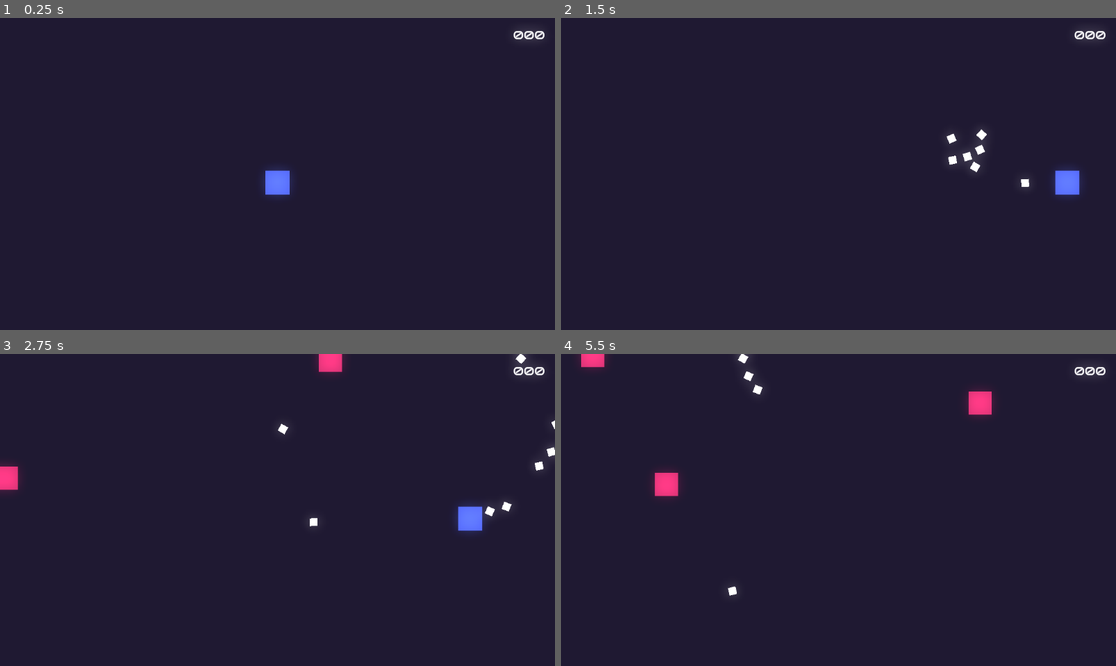
Above: before the commit, frames 1-4 (two rows, left to right).
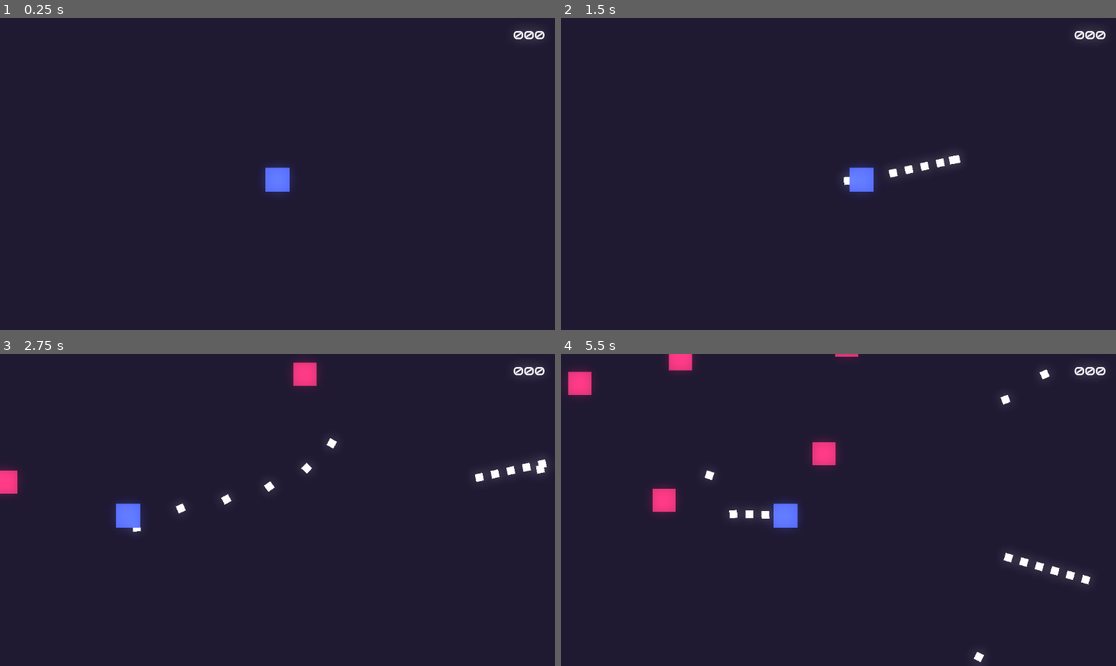
Above: after the commit, the same moments.

Repository: matheusmondenez/my-first-platform-game
Game: Godot game, scene res://wave_shooter/levels/arena.tscn
Same seed, same stepped clock (60 frames per second), same inputs: the game is played once before the commit and once after it. This scene is started directly instead of the project's main scene.
Inputs (mouse positions are in pixels of both pictures, inside the frame that each line leads up to):
- Up to frame 1 (0.25 s): no input
- Up to frame 2 (1.5 s): tap Enter at 0.5 s; move the mouse to (960, 158) at 0.52 s; press the mouse at (960, 158) at 0.53 s; hold D (right) from 0.53 s (still down); tap Space (jump) at 0.77 s; move the mouse to (727, 189) at 1.27 s; release the mouse at (727, 189) at 1.28 s; click (727, 189) at 1.35 s
- Up to frame 3 (2.75 s): tap Space (jump) at 1.52 s; move the mouse to (333, 441) at 2.02 s; release D (right) at 2.03 s; press the mouse at (333, 441) at 2.03 s; hold A (left) from 2.03 s (still down)
- Up to frame 4 (5.5 s): move the mouse to (810, 572) at 2.77 s; release A (left) at 2.78 s; release the mouse at (810, 572) at 2.78 s; hold D (right) 2.78-4.28 s; click (810, 572) at 2.85 s; tap Space (jump) at 3.02, 3.77, 4.52 s; move the mouse to (1005, 556) at 3.52 s; press the mouse at (1005, 556) at 3.53 s; move the mouse to (672, 463) at 4.27 s; release the mouse at (672, 463) at 4.28 s; hold A (left) 4.28-5.03 s; click (672, 463) at 4.35 s; move the mouse to (866, 510) at 5.02 s; press the mouse at (866, 510) at 5.03 s; hold D (right) from 5.03 s (still down)

The runs differ from the first frame. In frame 1, 0.1% of the frame differs, in the area x 47-53%, y 47-57%; in frame 2, 1.3%; in frame 3, 2.2%; in frame 4, 3.1%, in the area x 1-96%, y 0-99%.

Commit message:
creates screen shake

Diff:
--- a/wave_shooter/actors/enemy.gd
+++ b/wave_shooter/actors/enemy.gd
@@ -17,6 +17,8 @@
 		move = lerp(move, Vector2.ZERO, 0.3)
 	global_position += move * speed * delta
 	if hp <= 0 and Global.parent_node_creation:
+		if Global.camera:
+			Global.camera.shake_screen(50, 0.1)
 		var blood = Global.instance_node(blood_scene, global_position, Global.parent_node_creation)
 		blood.rotation = move.angle()
 		queue_free()
--- a/wave_shooter/actors/player.gd
+++ b/wave_shooter/actors/player.gd
@@ -13,7 +13,8 @@
 func _process(delta: float) -> void:
 	move.x = int(Input.is_action_pressed("right")) - int(Input.is_action_pressed("left"))
 	move.y = int(Input.is_action_pressed("down")) - int(Input.is_action_pressed("up"))
-
+	global_position.x = clamp(global_position.x, 24, 616)
+	global_position.y = clamp(global_position.y, 24, 336)
 	if not is_dead:
 		global_position += speed * move * delta
 	if Input.is_action_pressed("shoot") and Global.parent_node_creation and is_loaded and not is_dead:
--- a/wave_shooter/global.gd
+++ b/wave_shooter/global.gd
@@ -3,6 +3,7 @@
 var parent_node_creation = null
 var player = null
 var points = 0
+var camera = null
 
 func instance_node(node, location, parent):
 	var node_instance = node.instantiate()
--- a/wave_shooter/levels/arena.tscn
+++ b/wave_shooter/levels/arena.tscn
@@ -1,9 +1,10 @@
-[gd_scene load_steps=6 format=3 uid="uid://dgak60m7gvdoh"]
+[gd_scene load_steps=7 format=3 uid="uid://dgak60m7gvdoh"]
 
 [ext_resource type="PackedScene" uid="uid://55q8dyag7rwi" path="res://wave_shooter/actors/player.tscn" id="1_0xoxs"]
 [ext_resource type="Script" path="res://wave_shooter/levels/arena.gd" id="1_hn6cv"]
 [ext_resource type="FontFile" uid="uid://b2vaekuu7epix" path="res://wave_shooter/assets/fonts/Audiowide-Regular.ttf" id="3_ntwtu"]
 [ext_resource type="Script" path="res://wave_shooter/ui/points.gd" id="4_qyixy"]
+[ext_resource type="Script" path="res://wave_shooter/ui/camera.gd" id="5_nfxav"]
 
 [sub_resource type="Environment" id="Environment_sgqdw"]
 background_mode = 3
@@ -48,4 +49,11 @@
 text = "000"
 script = ExtResource("4_qyixy")
 
+[node name="Camera" type="Camera2D" parent="."]
+position = Vector2(576, 324)
+script = ExtResource("5_nfxav")
+
+[node name="Timer" type="Timer" parent="Camera"]
+
 [connection signal="timeout" from="EnemySpawnTimer" to="." method="_on_enemy_spawn_timer_timeout"]
+[connection signal="timeout" from="Camera/Timer" to="Camera" method="_on_timer_timeout"]
--- /dev/null
+++ b/wave_shooter/ui/camera.gd
@@ -0,0 +1,25 @@
+extends Camera2D
+
+var shake_intensity: int = 0
+var is_shaking: bool = false
+
+func _ready() -> void:
+	Global.camera = self
+
+func _process(delta: float) -> void:
+	zoom = lerp(zoom, Vector2(1, 1), 0.3)
+	if is_shaking:
+		global_position += Vector2(randi_range(-shake_intensity, shake_intensity), randi_range(-shake_intensity, shake_intensity)) * delta
+
+func shake_screen(intensity, time):
+	zoom = Vector2(1, 1) - Vector2(intensity * 0.002, intensity * 0.002)
+	shake_intensity = intensity
+	$Timer.wait_time = time
+	$Timer.start()
+	is_shaking = true
+
+func _on_timer_timeout() -> void:
+	is_shaking = false
+
+func _exit_tree() -> void:
+	Global.camera = null
